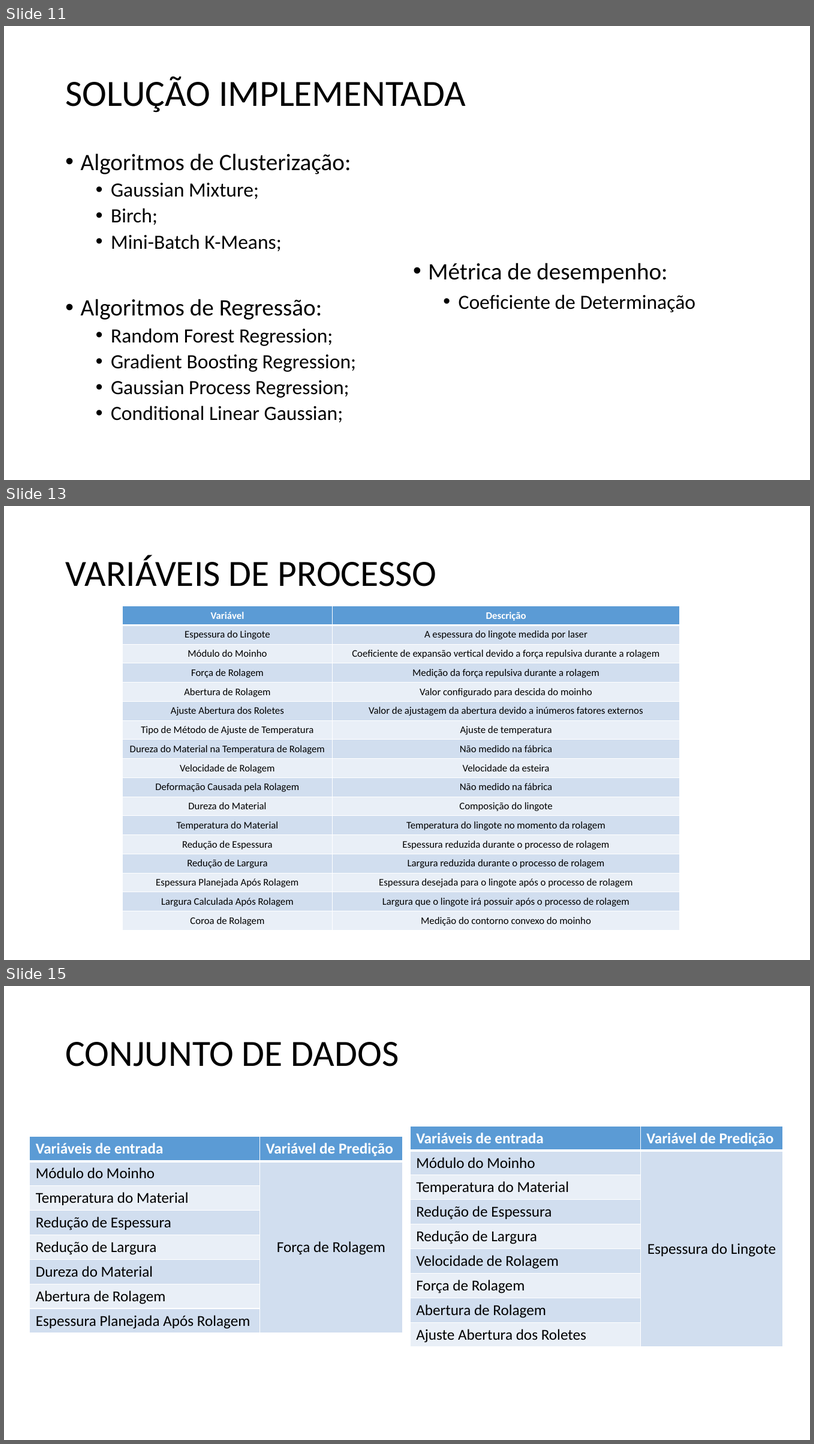
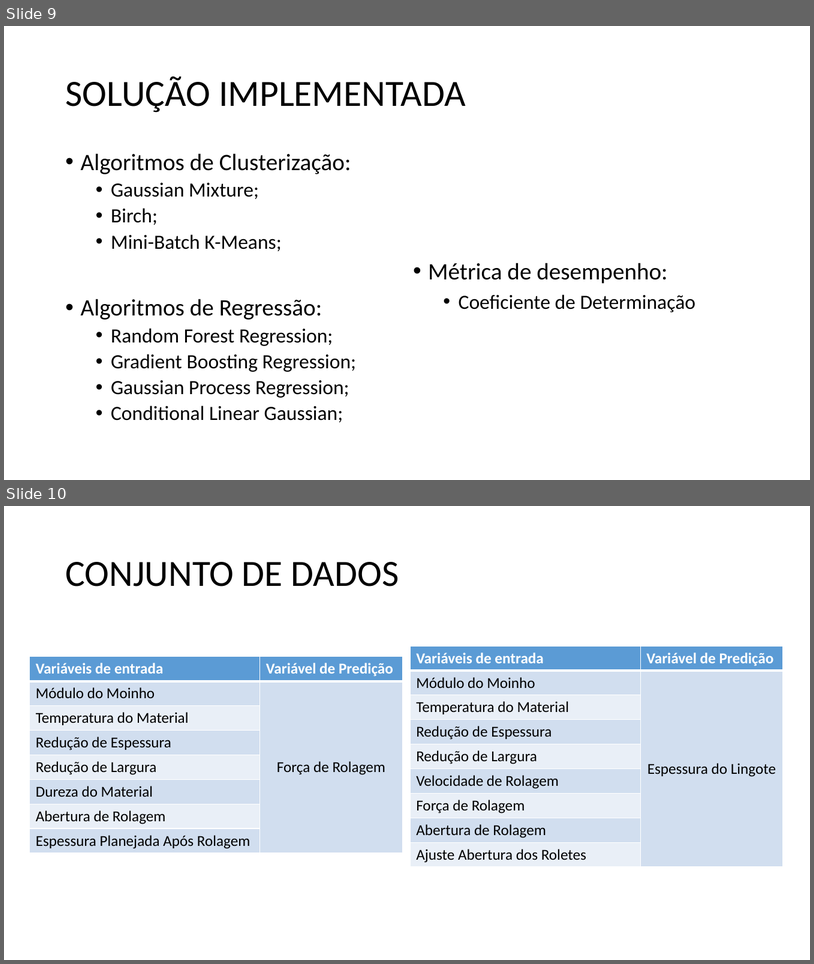
Before and after one commit to JoaoMagPaiva/joaopaiva-857-tp555, a slide deck: Projeto/DC-ML aplicado a predição de variáveis de manufatura.pptx. Shown one above the other, each under a label of ours: slides 11, 13 and 15 before the commit, slides 9 and 10 after it; the slides between them are not shown. The pictures are 814x1444 and 814x964 pixels, drawn with LibreOffice and Linux fonts; fonts in the diff are those of the drawing. Boxes give left, top, right and bottom in pixels: in the first picture for what was removed or moved away, otherwise in the second. Text is boxed around its words. In the diff, an @@ line names an element or a change of style, - is before the commit and + after.

```diff
--- a/Projeto/DC-ML aplicado a predição de variáveis de manufatura.pptx
+++ b/Projeto/DC-ML aplicado a predição de variáveis de manufatura.pptx
@@ slide 13 removed at [4,506,810,960], background #FFFFFF @@
@@ title removed at [65,555,437,586] @@
-VARIÁVEIS DE PROCESSO
@@ table removed at [123,606,680,930], 17 rows, 2 columns @@
-Variável | Descrição
-Espessura do Lingote | A espessura do lingote medida por laser
-Módulo do Moinho | Coeficiente de expansão vertical devido a força repulsiva durante a rolagem
-Força de Rolagem | Medição da força repulsiva durante a rolagem
-Abertura de Rolagem | Valor configurado para descida do moinho
-Ajuste Abertura dos Roletes | Valor de ajustagem da abertura devido a inúmeros fatores externos
-Tipo de Método de Ajuste de Temperatura | Ajuste de temperatura
-Dureza do Material na Temperatura de Rolagem | Não medido na fábrica
-Velocidade de Rolagem | Velocidade da esteira
-Deformação Causada pela Rolagem | Não medido na fábrica
-Dureza do Material | Composição do lingote
-Temperatura do Material | Temperatura do lingote no momento da rolagem
-Redução de Espessura | Espessura reduzida durante o processo de rolagem
-Redução de Largura | Largura reduzida durante o processo de rolagem
-Espessura Planejada Após Rolagem | Espessura desejada para o lingote após o processo de rolagem
-Largura Calculada Após Rolagem | Largura que o lingote irá possuir após o processo de rolagem
-Coroa de Rolagem | Medição do contorno convexo do moinho
@@ what was slide 11 is now slide 9 @@
@@ what was slide 15 is now slide 10 @@
```
Also in this commit, not shown: 5 slides changed, 4 other slides removed.
